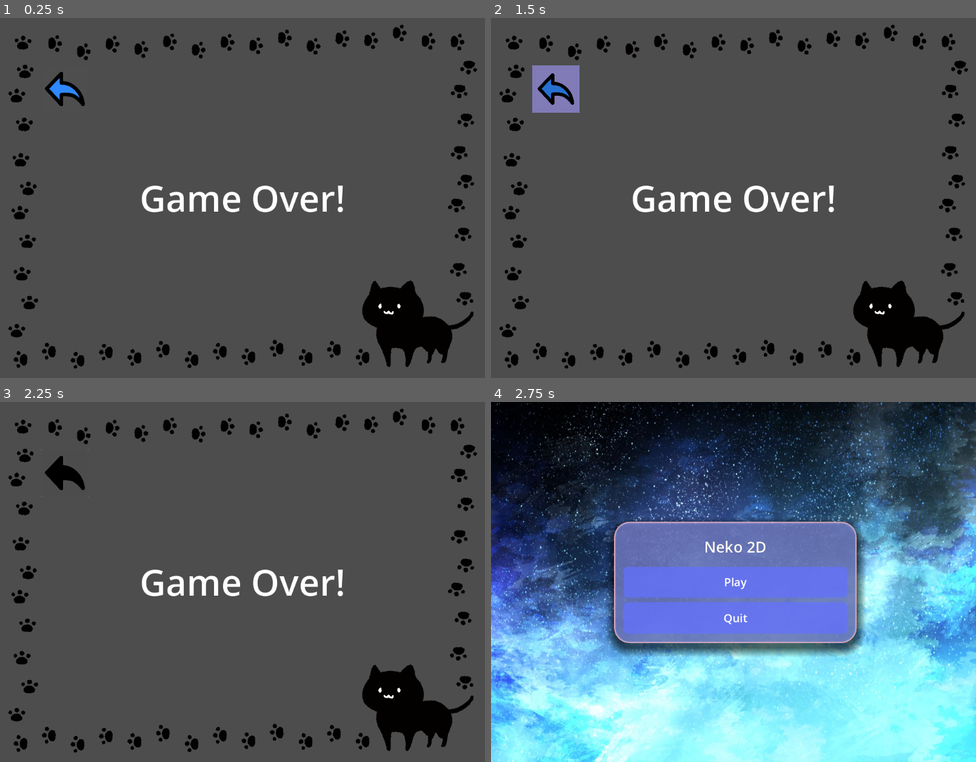
Above: before the commit, frames 1-4 (two rows, left to right).
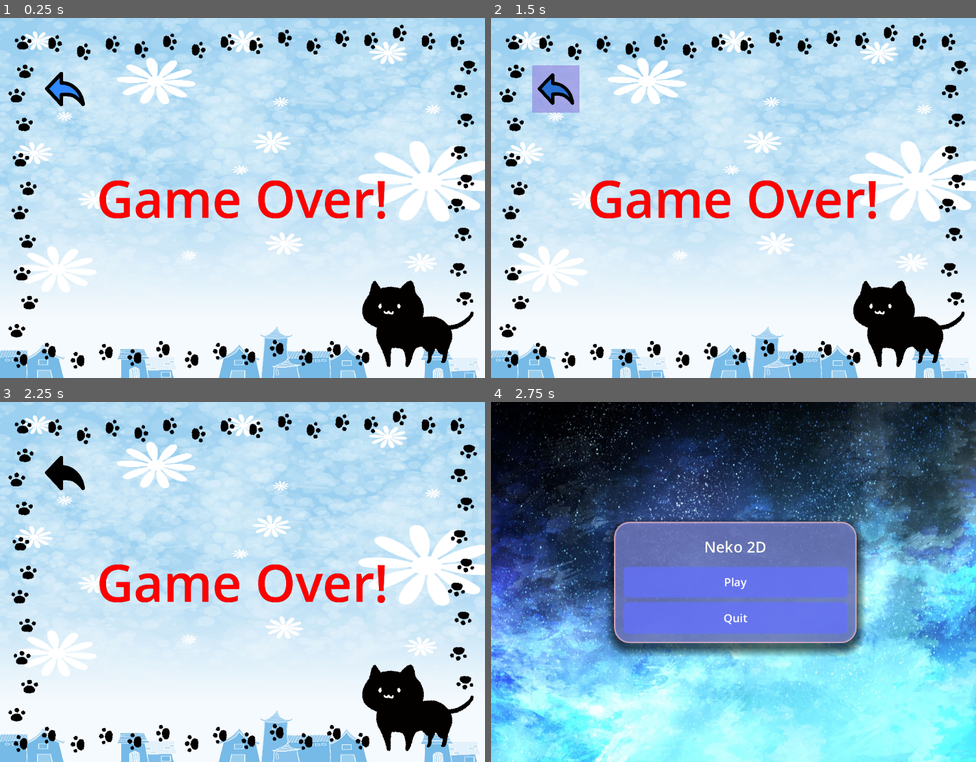
Above: after the commit, the same moments.

Repository: Youho1/Neko2D
Game: Godot game, scene res://Scene/result_menu/result_menu.tscn
Same seed, same stepped clock (60 frames per second), same inputs: the game is played once before the commit and once after it. The project has no main scene, so this scene is started directly.
Inputs (mouse positions are in pixels of both pictures, inside the frame that each line leads up to):
- Up to frame 1 (0.25 s): no input
- Up to frame 2 (1.5 s): tap Enter (ui_accept) at 0.5, 0.77 s; move the mouse to (840, 180) at 0.52 s; hold Up (ui_up) 0.53-1.25 s; click (840, 180) at 0.6 s; click (554, 90) at 1.25 s
- Up to frame 3 (2.25 s): tap Enter (ui_accept) at 2 s; move the mouse to (145, 600) at 2.02 s; hold Down (ui_down) from 2.03 s (still down); click (145, 600) at 2.1 s
- Up to frame 4 (2.75 s): keep holding Down (ui_down); tap Enter (ui_accept) at 2.27 s

The runs differ from the first frame. In frame 1, 94% of the frame differs, in the area x 0-100%, y 0-100%; in frame 2, 95%; in frame 3, 94%; in frame 4, nothing differs.

Commit message:
リザルト画面を改良した 背景を入れた

Diff:
--- a/Neko2D/Scene/result_menu/new_theme.tres
+++ b/Neko2D/Scene/result_menu/new_theme.tres
@@ -320,7 +320,7 @@
 ItemList/styles/panel = null
 ItemList/styles/selected = null
 ItemList/styles/selected_focus = null
-Label/colors/font_color = Color(1, 1, 1, 1)
+Label/colors/font_color = Color(1, 0, 0, 1)
 Label/colors/font_outline_color = Color(0, 0, 0, 1)
 Label/colors/font_shadow_color = Color(0, 0, 0, 1)
 Label/constants/line_spacing = 0
--- a/Neko2D/Scene/result_menu/result_menu.tscn
+++ b/Neko2D/Scene/result_menu/result_menu.tscn
@@ -1,5 +1,6 @@
-[gd_scene load_steps=9 format=3 uid="uid://dfhvw4fqbkxkj"]
+[gd_scene load_steps=10 format=3 uid="uid://dfhvw4fqbkxkj"]
 
+[ext_resource type="Texture2D" uid="uid://cd4hw3ci0ix13" path="res://Resources/result_background.jpg" id="1_0pta5"]
 [ext_resource type="Texture2D" uid="uid://cykgvtcu5qpxm" path="res://Scene/result_menu/result.png" id="1_1ou21"]
 [ext_resource type="Texture2D" uid="uid://b08duqrvkqbdc" path="res://Scene/result_menu/back_icon_155778.png" id="2_ctp21"]
 [ext_resource type="Script" path="res://Code/ResultMenu/Result.gd" id="2_iid67"]
@@ -10,6 +11,15 @@
 [ext_resource type="AudioStream" uid="uid://dbk81apt7hysq" path="res://SEorBGM/button_SE.mp3" id="8_t4e0y"]
 
 [node name="Result_menu" type="Node"]
+
+[node name="BackGround" type="TextureRect" parent="."]
+anchors_preset = 15
+anchor_right = 1.0
+anchor_bottom = 1.0
+grow_horizontal = 2
+grow_vertical = 2
+texture = ExtResource("1_0pta5")
+expand_mode = 1
 
 [node name="TextureRect" type="TextureRect" parent="."]
 anchors_preset = 15
@@ -43,7 +53,7 @@
 [node name="Label" type="Label" parent="CanvasLayer/result/CenterContainer"]
 layout_mode = 2
 size_flags_horizontal = 4
-theme_override_font_sizes/font_size = 76
+theme_override_font_sizes/font_size = 108
 horizontal_alignment = 1
 vertical_alignment = 1
 
Binary file added: Neko2D/Resources/result_background.jpg
Not shown, added: Neko2D/Resources/result_background.jpg.import
